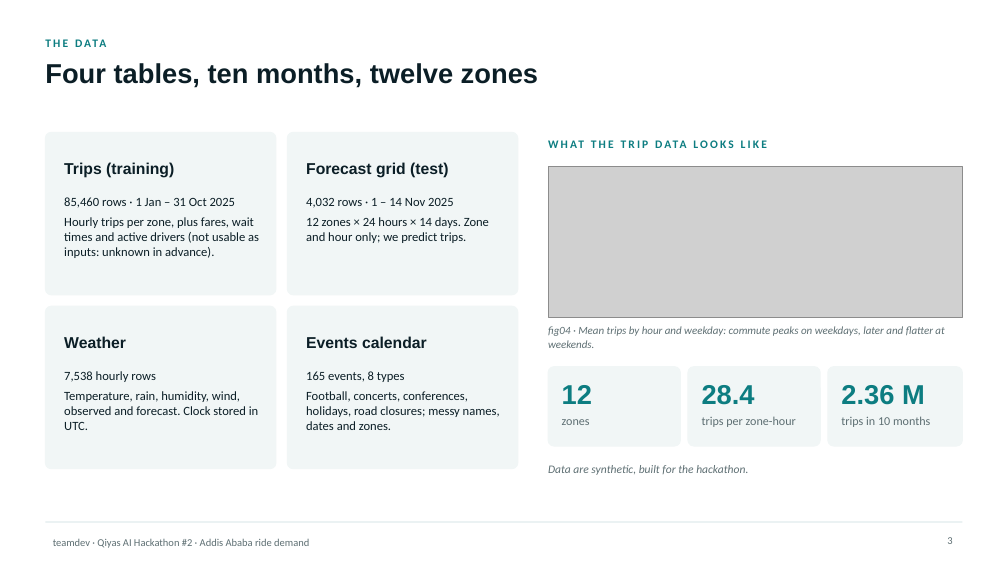
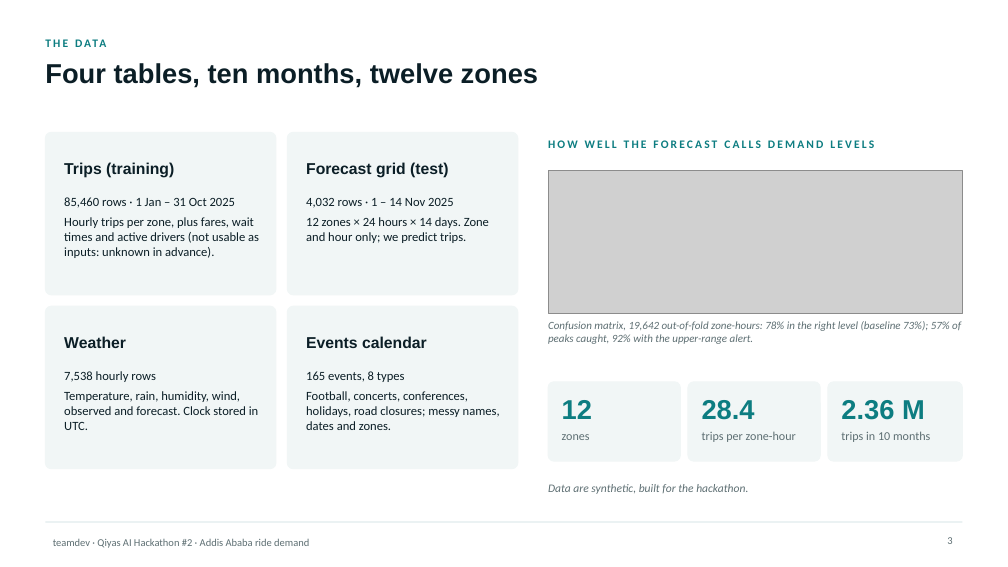
Before and after one commit to EleniAndualem/addis_ride_forecast, a slide deck: slide 3 of presentation/team_teamdev_slides.pptx. Drawn at 1008x567 pixels with LibreOffice and Linux fonts; fonts in the diff are those of the drawing; grey boxes stand for pictures. Boxes give left, top, right and bottom in pixels: in the first picture for what was removed or moved away, otherwise in the second. Text is boxed around its words. In the diff, an @@ line names an element or a change of style, - is before the commit and + after.

Commit message:
Slides: show the demand-level confusion matrix on slide 3

```diff
--- a/presentation/team_teamdev_slides.pptx
+++ b/presentation/team_teamdev_slides.pptx
@@ text at (x1=548, y1=140, x2=874, y2=148): text changed @@
-WHAT THE TRIP DATA LOOKS LIKE
+HOW WELL THE FORECAST CALLS DEMAND LEVELS
@@ picture resized from (x1=548, y1=167, x2=963, y2=318) to (x1=548, y1=171, x2=963, y2=314) @@
@@ text at (x1=548, y1=321, x2=961, y2=344): text changed @@
-fig04 · Mean trips by hour and weekday: commute peaks on weekdays, later and flatter at weekends.
+Confusion matrix, 19,642 out-of-fold zone-hours: 78% in the right level (baseline 73%); 57% of peaks caught, 92% with the upper-range alert.
@@ 6 texts, 3 rounded rectangles moved together from (x1=548, y1=367, x2=963, y2=446) to (x1=548, y1=382, x2=963, y2=461) @@
@@ text "Data are synthetic, built for ..." moved from (x1=548, y1=465, x2=748, y2=475) to (x1=548, y1=484, x2=748, y2=494) @@
```
